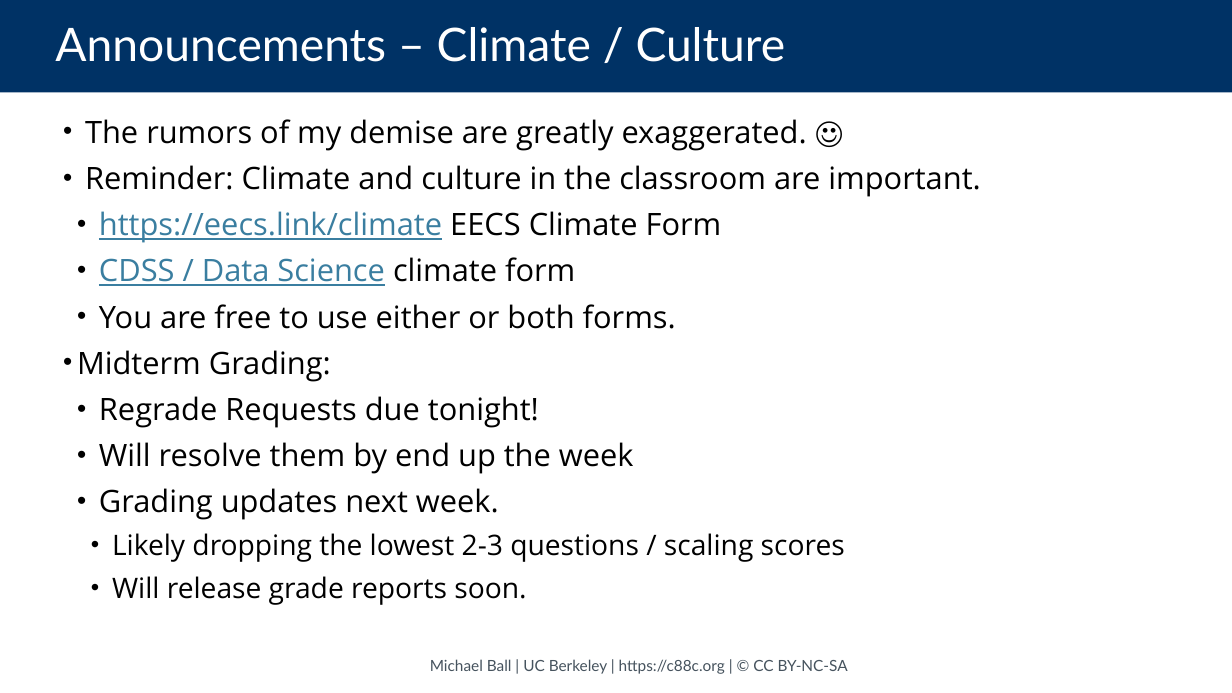
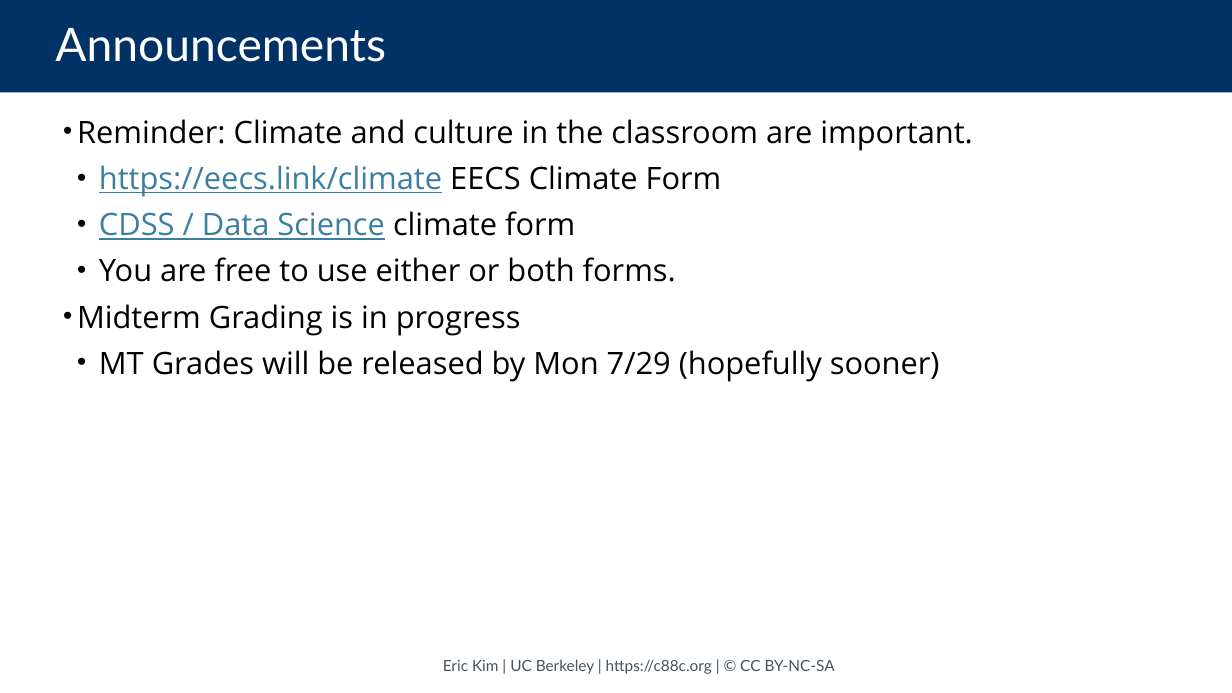
Before and after one commit to cs88-website/su24, a slide deck: slide 2 of assets/slides/su24/20-Trees.pptx. Drawn at 1232x693 pixels with LibreOffice and Linux fonts; fonts in the diff are those of the drawing. Boxes give left, top, right and bottom in pixels: in the first picture for what was removed or moved away, otherwise in the second. Text is boxed around its words. In the diff, an @@ line names an element or a change of style, - is before the commit and + after.

```diff
--- a/assets/slides/su24/20-Trees.pptx
+++ b/assets/slides/su24/20-Trees.pptx
@@ title at (55, 28, 386, 62): text changed @@
-Announcements – Climate / Culture
+Announcements
@@ text at (85, 119, 807, 151): paragraph removed @@
-• The rumors of my demise are greatly exaggerated. ☺
@@ text at (77, 304, 940, 382): text changed @@
-• Midterm Grading:
-  • Regrade Requests due tonight!
-  • Will resolve them by end up the week
-  • Grading updates next week.
-    • Likely dropping the lowest 2-3 questions / scaling scores
-    • Will release grade reports soon.
+• Midterm Grading is in progress
+  • MT Grades will be released by Mon 7/29 (hopefully sooner)
@@ text at (443, 659, 835, 674): text changed @@
-Michael Ball | UC Berkeley | https://c88c.org | © CC BY-NC-SA
+Eric Kim | UC Berkeley | https://c88c.org | © CC BY-NC-SA
```
Also in this commit, not shown: 11 other slides changed, 1 slide removed, 10 other files.
